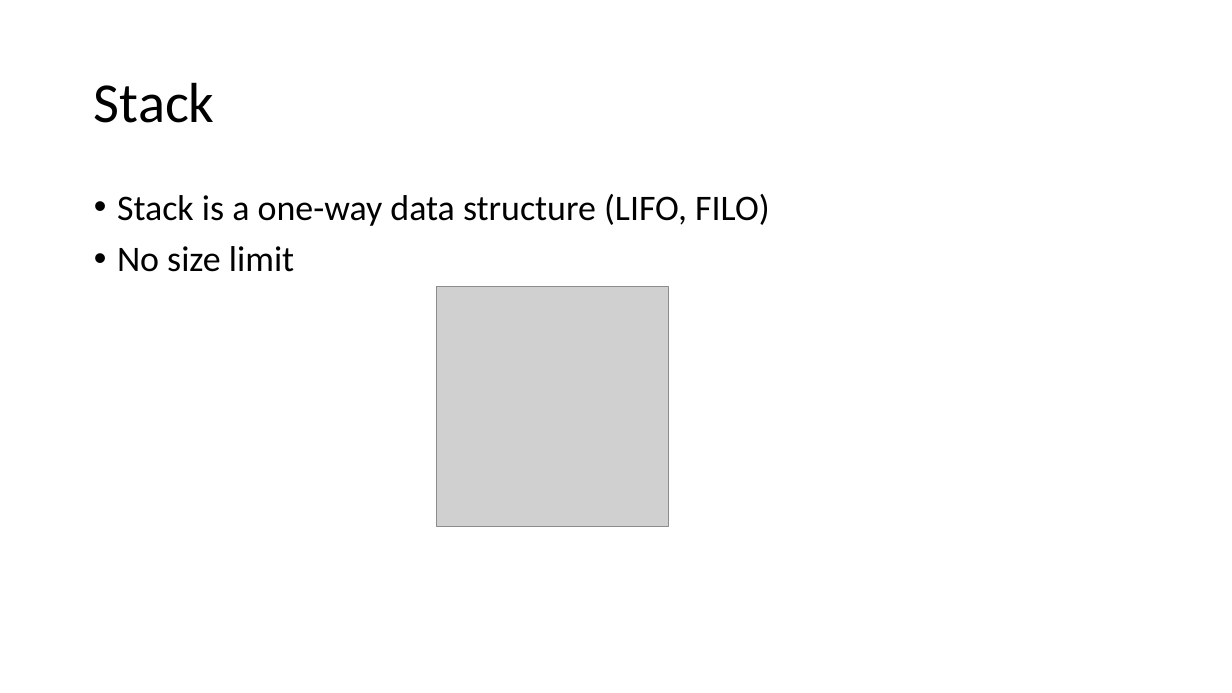
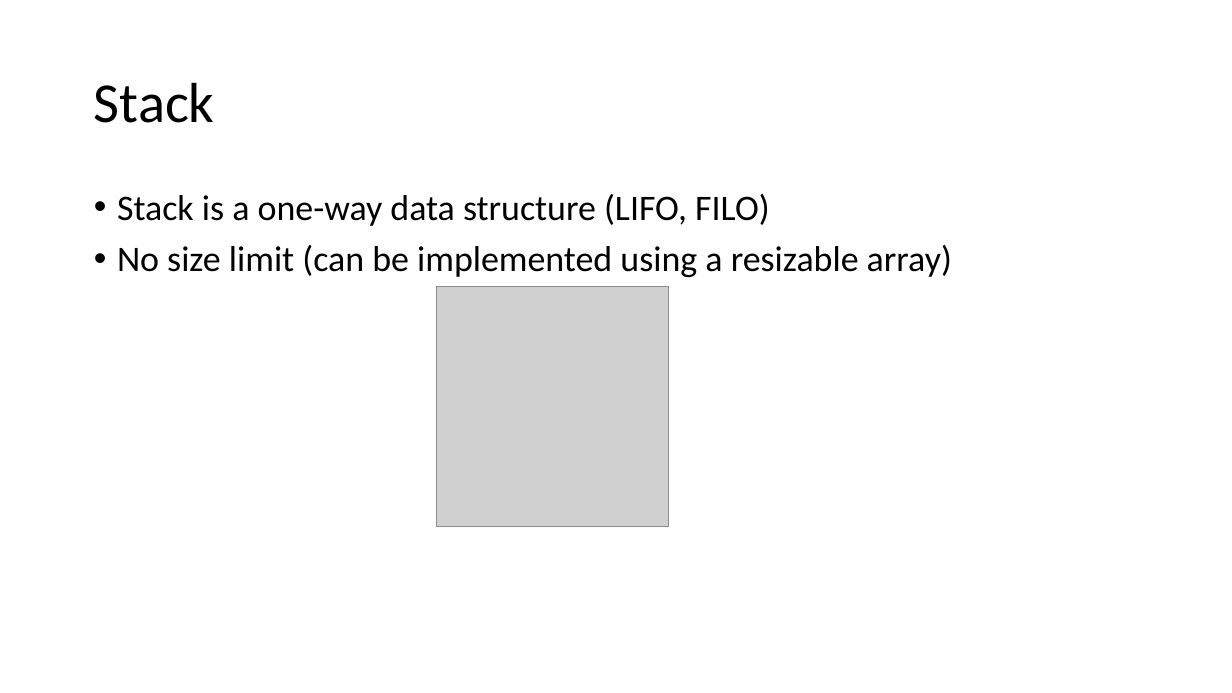
Before and after one commit to kwea123/cpp_data_algo, a slide deck: slide 13 of 1_Table.pptx. Drawn at 1232x693 pixels with LibreOffice and Linux fonts; fonts in the diff are those of the drawing; grey boxes stand for pictures. Boxes give left, top, right and bottom in pixels: in the first picture for what was removed or moved away, otherwise in the second. Text is boxed around its words. In the diff, an @@ line names an element or a change of style, - is before the commit and + after.

```diff
--- a/1_Table.pptx
+++ b/1_Table.pptx
@@ text at [117, 245, 952, 277]: text changed @@
-• No size limit
+• No size limit (can be implemented using a resizable array)
```
Also in this commit, not shown: 3 other slides changed, 27 other files.
